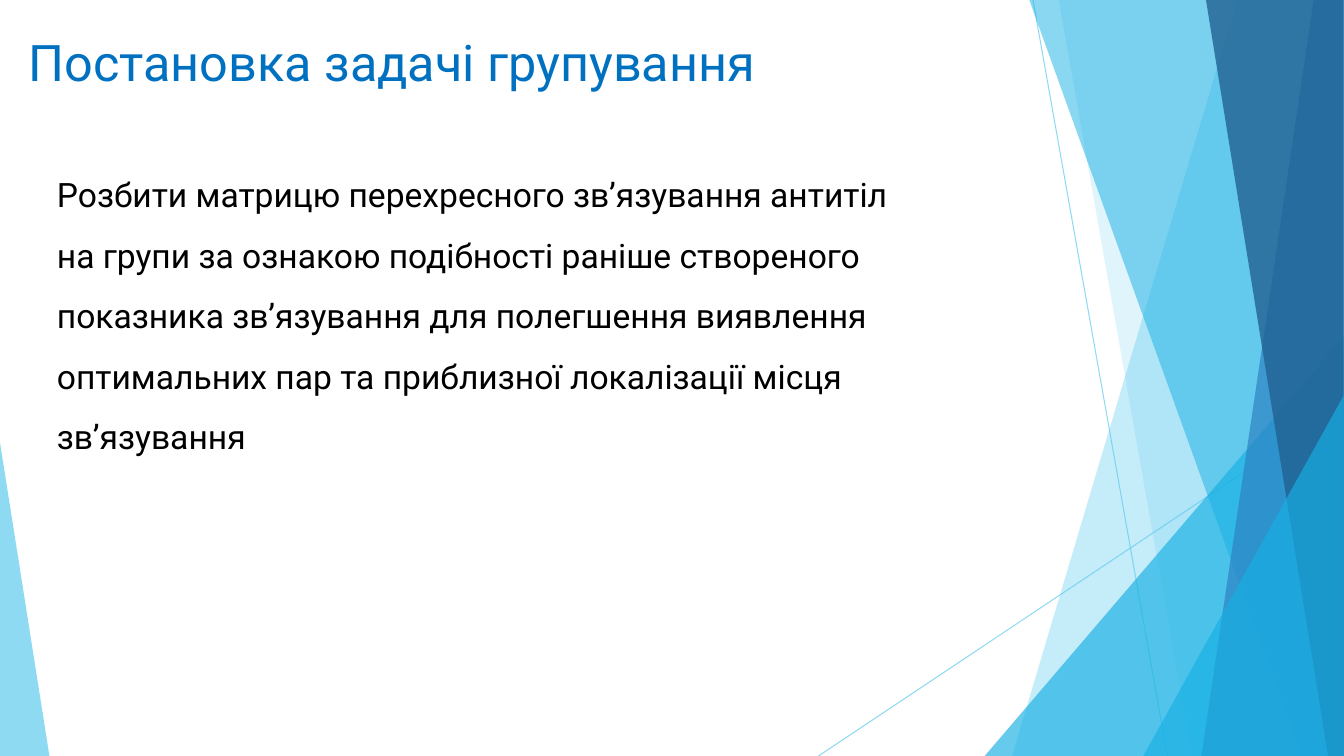
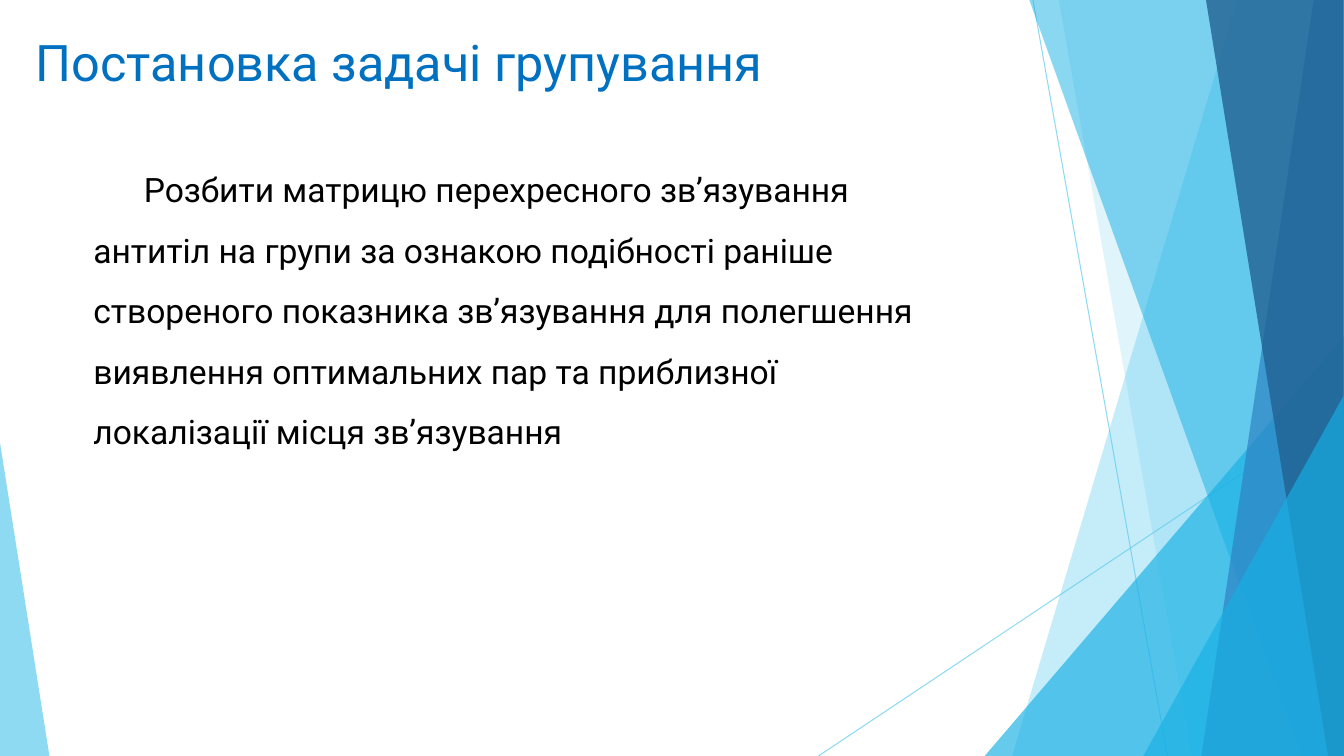
Before and after one commit to zelo2000/Xema, a slide deck: slide 6 of Documents/Зелінський_Олександр.pptx. Drawn at 1344x756 pixels with LibreOffice and Linux fonts; fonts in the diff are those of the drawing. Boxes give left, top, right and bottom in pixels: in the first picture for what was removed or moved away, otherwise in the second. Text is boxed around its words. In the diff, an @@ line names an element or a change of style, - is before the commit and + after.

```diff
--- a/Documents/Зелінський_Олександр.pptx
+++ b/Documents/Зелінський_Олександр.pptx
@@ text "Постановка задачі групування" moved from (x1=29, y1=44, x2=755, y2=92) to (x1=36, y1=44, x2=762, y2=92) @@
@@ text "Розбити матрицю перехресного зв’язування антитіл ..." rewrapped from (x1=57, y1=181, x2=887, y2=456) to (x1=93, y1=176, x2=913, y2=451) @@
```
Also in this commit, not shown: 10 other slides changed, 3 slides added, 2 slides removed, 5 other files.
